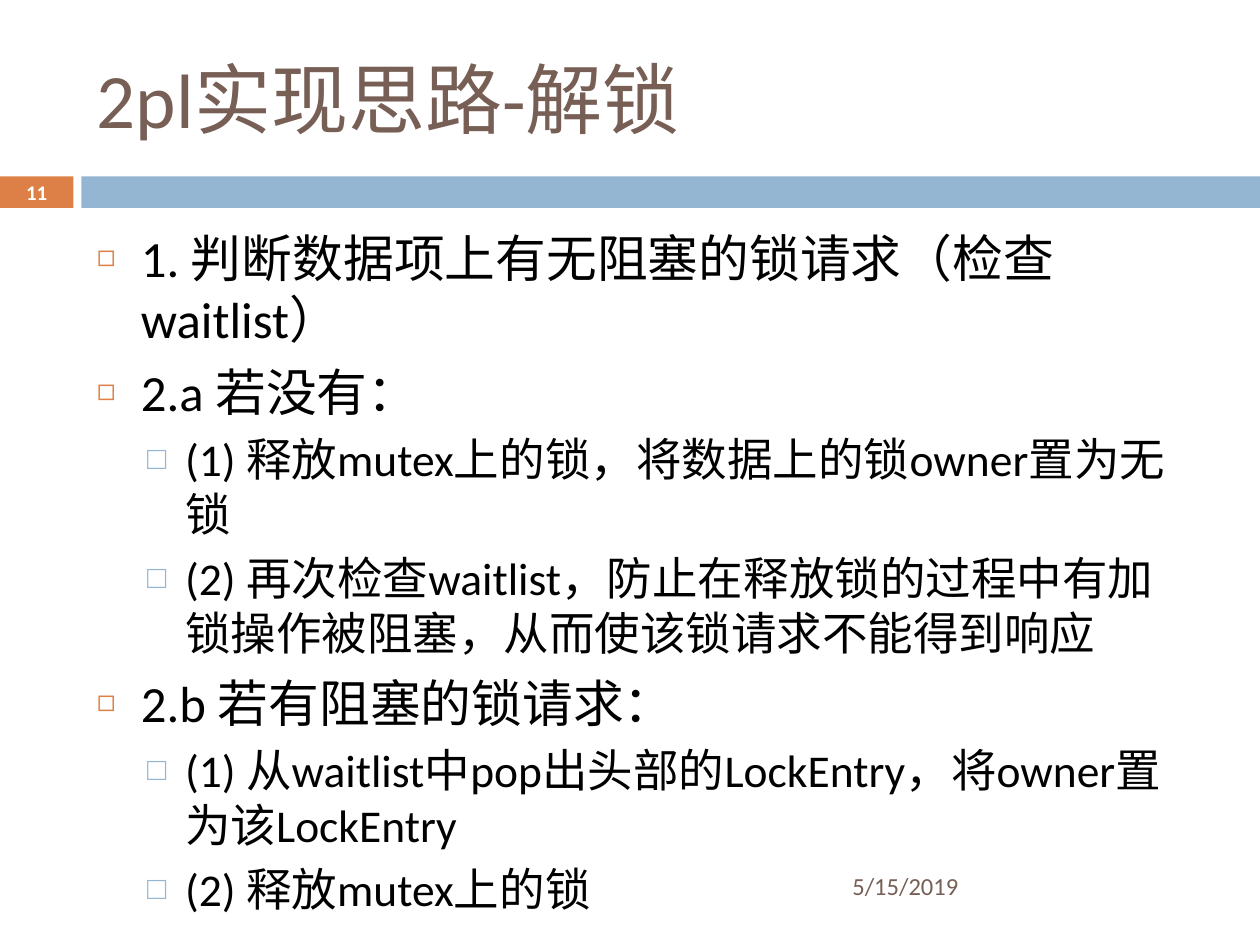
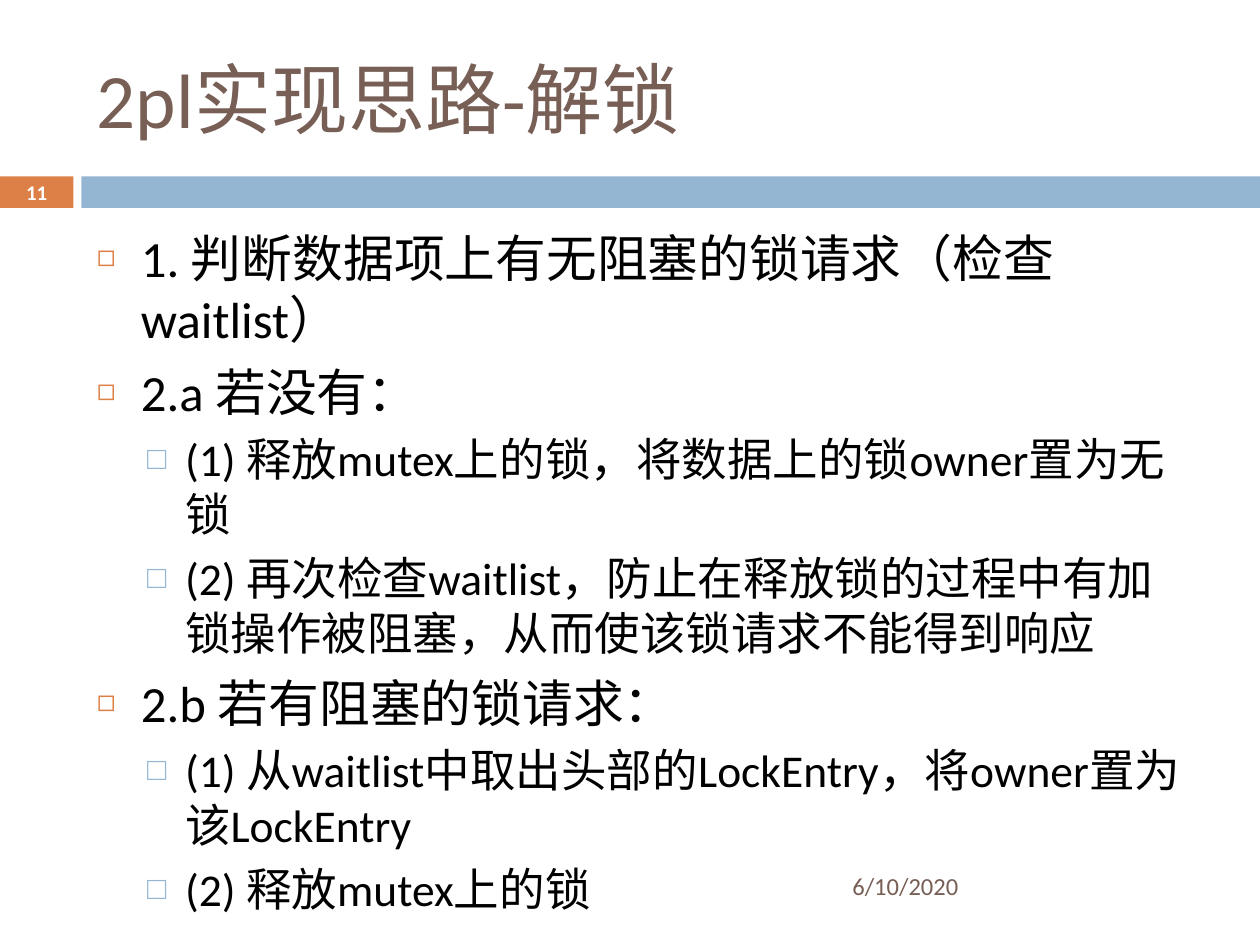
Before and after one commit to ZhangZihao270/DaSE_DBMS_Implemention, a slide deck: slide 11 of 并发控制/cc_lock/sildes/cc_lock.pptx. Drawn at 1260x945 pixels with LibreOffice and Linux fonts; fonts in the diff are those of the drawing; background and template pictures are left out. Boxes give left, top, right and bottom in pixels: in the first picture for what was removed or moved away, otherwise in the second. Text is boxed around its words. In the diff, an @@ line names an element or a change of style, - is before the commit and + after.

```diff
--- a/并发控制/cc_lock/sildes/cc_lock.pptx
+++ b/并发控制/cc_lock/sildes/cc_lock.pptx
@@ text at bbox=[185, 748, 1180, 795]: text changed @@
-  □ (1) 从waitlist中pop出头部的LockEntry，将owner置为该LockEntry
+  □ (1) 从waitlist中取出头部的LockEntry，将owner置为该LockEntry
@@ text at bbox=[852, 878, 958, 896]: text changed @@
-5/15/2019
+6/10/2020
```
Also in this commit, not shown: 12 other slides changed, 30 other files.
